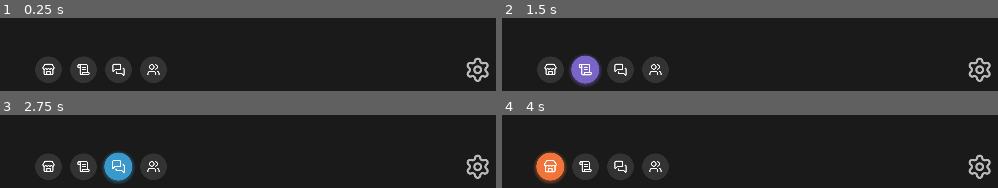
Above: before the commit, frames 1-4 (two rows, left to right).
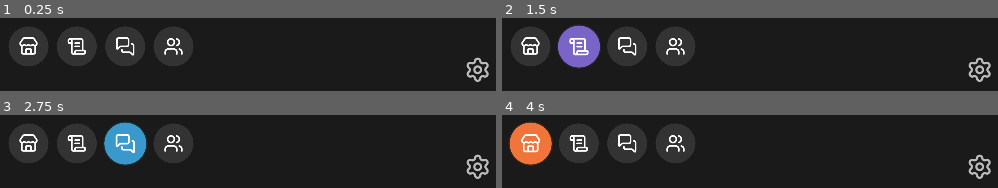
Above: after the commit, the same moments.

Repository: Bildurre/choque_de_leyendas_vg
Game: Godot game, scene res://screens/main_menu/main_menu_desktop.tscn
Two runs of this game, one before a commit and one after it. Both use one fixed random seed, a clock stepped at 60 frames per second and the inputs below.
Inputs (mouse positions are in pixels of both pictures, inside the frame that each line leads up to; where the layout moved, square brackets give the same spot in the first picture):
- Up to frame 1 (0.25 s): no input
- Up to frame 2 (1.5 s): click (531, 46) [551, 69] at 0.5 s; click (576, 46) [586, 69] at 1.25 s
- Up to frame 3 (2.75 s): click (124, 143) [119, 166] at 2 s
- Up to frame 4 (4 s): click (675, 143) [655, 166] at 2.75 s; click (531, 143) [551, 166] at 3.5 s

The runs differ from the first frame. In frame 1, 18% of the frame differs, in the area x 1-39%, y 12-90%; in frame 2, 19%; in frame 3, 19%; in frame 4, 19%, in the area x 1-39%, y 9-95%.

Commit message:
Enlarge center buttons x1.5, align bottom with gear center, subtle shadow
- IconButton default diameter 64 -> 96, padding 16 -> 24
- Shadow centered (offset 0,0), smaller (size 4), lower alpha (0.2)
- CenterButtons grow upward (grow_vertical=0) so bottom edge aligns with gear center
- Added 8px bottom margin via offset

https://claude.ai/code/session_0176j4sJi8nNgewyZfevnuDY

Diff:
--- a/screens/main_menu/main_menu_desktop.tscn
+++ b/screens/main_menu/main_menu_desktop.tscn
@@ -56,8 +56,10 @@
 anchor_top = 0.5
 anchor_right = 0.5
 anchor_bottom = 0.5
+offset_top = -8.0
+offset_bottom = -8.0
 grow_horizontal = 2
-grow_vertical = 2
+grow_vertical = 0
 theme_override_constants/separation = 20
 
 [node name="ShopButton" type="Button" parent="Layout/BottomSection/CenterButtons"]
--- a/ui/components/buttons/icon_button.gd
+++ b/ui/components/buttons/icon_button.gd
@@ -8,10 +8,10 @@
 @export var hover_color: Color = GameColors.COLOR_TEAL
 
 ## Tamanio total del boton (diametro).
-@export var button_diameter: float = 64.0
+@export var button_diameter: float = 96.0
 
 ## Padding interior entre el borde del boton y el icono.
-@export var icon_padding: float = 16.0
+@export var icon_padding: float = 24.0
 
 var _tween: Tween
 var _normal_style: StyleBoxFlat
@@ -57,9 +57,9 @@
 	_hover_style.content_margin_top = pad
 	_hover_style.content_margin_right = pad
 	_hover_style.content_margin_bottom = pad
-	_hover_style.shadow_size = 8
-	_hover_style.shadow_color = Color(hover_color, 0.35)
-	_hover_style.shadow_offset = Vector2(0, 2)
+	_hover_style.shadow_size = 4
+	_hover_style.shadow_color = Color(hover_color, 0.2)
+	_hover_style.shadow_offset = Vector2(0, 0)
 
 	# Estado presionado: color intermedio mas oscuro
 	_pressed_style = StyleBoxFlat.new()
